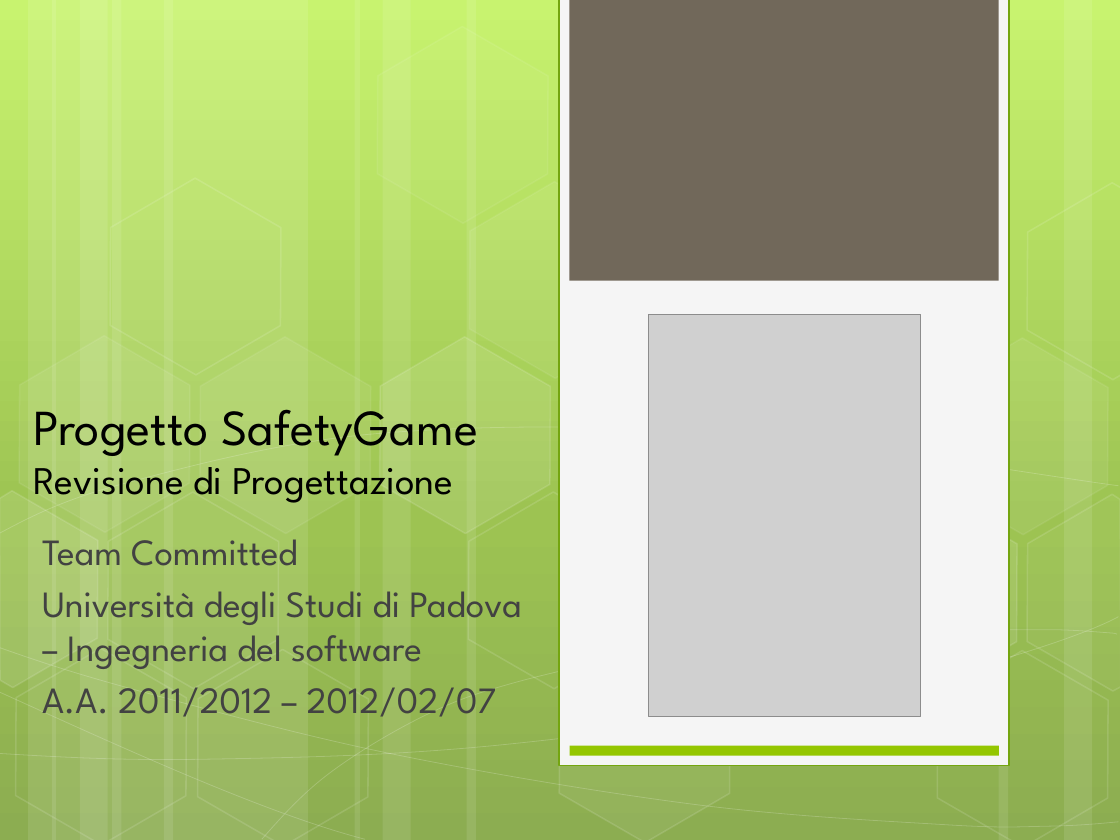
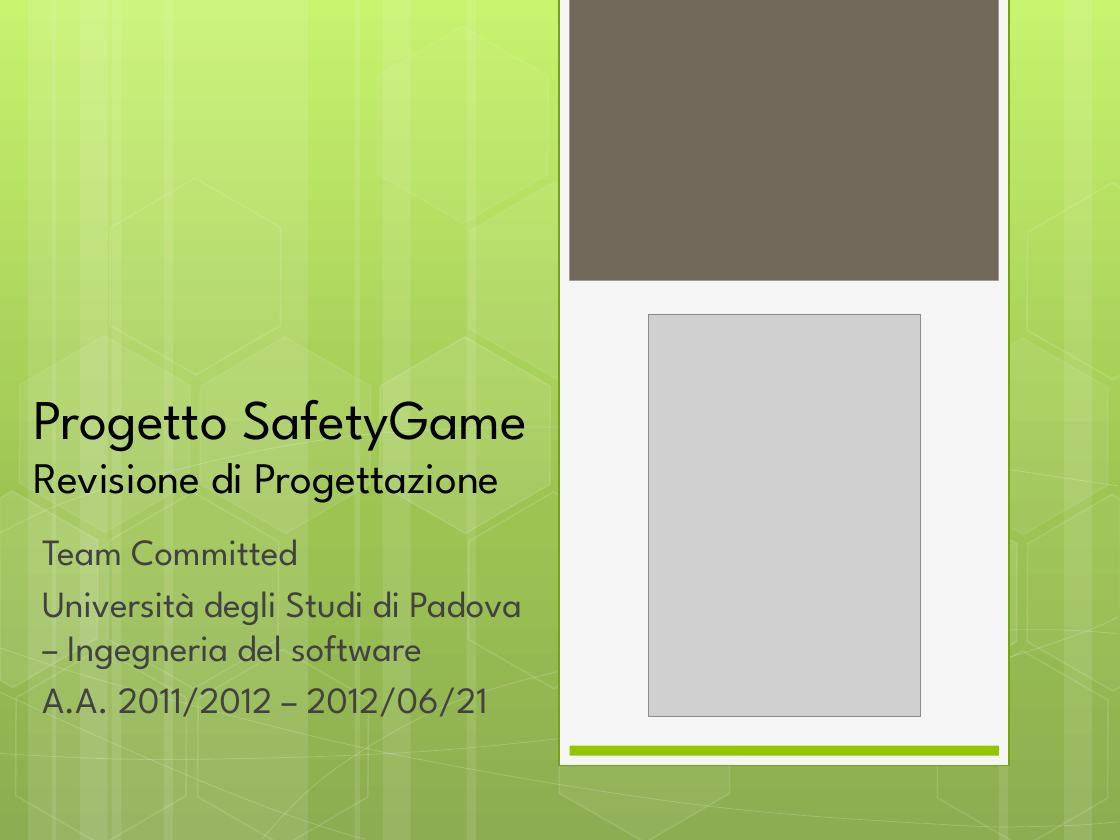
Before and after one commit to TeamCommitted/Team-Committed---Documenti, a slide deck: slide 1 of RQ/Esterni/presentazione/RP-Presentazione.pptx. Drawn at 1120x840 pixels with LibreOffice and Linux fonts; fonts in the diff are those of the drawing; grey boxes stand for pictures. Boxes give left, top, right and bottom in pixels: in the first picture for what was removed or moved away, otherwise in the second. Text is boxed around its words. In the diff, an @@ line names an element or a change of style, - is before the commit and + after.

```diff
--- a/RQ/Esterni/presentazione/RP-Presentazione.pptx
+++ b/RQ/Esterni/presentazione/RP-Presentazione.pptx
@@ title "Progetto SafetyGame Revisione di Progettazione" at (x1=33, y1=400, x2=528, y2=503): size 32.4 to 36 pt in "Progetto SafetyGame"; size 25.2 to 28 pt in "Revisione di Progettazione" @@
@@ subtitle at (x1=42, y1=676, x2=488, y2=725): text changed @@
-A.A. 2011/2012 – 2012/02/07
+A.A. 2011/2012 – 2012/06/21
```
Also in this commit, not shown: 3 other slides changed, 20 slides removed, 4 other files.
